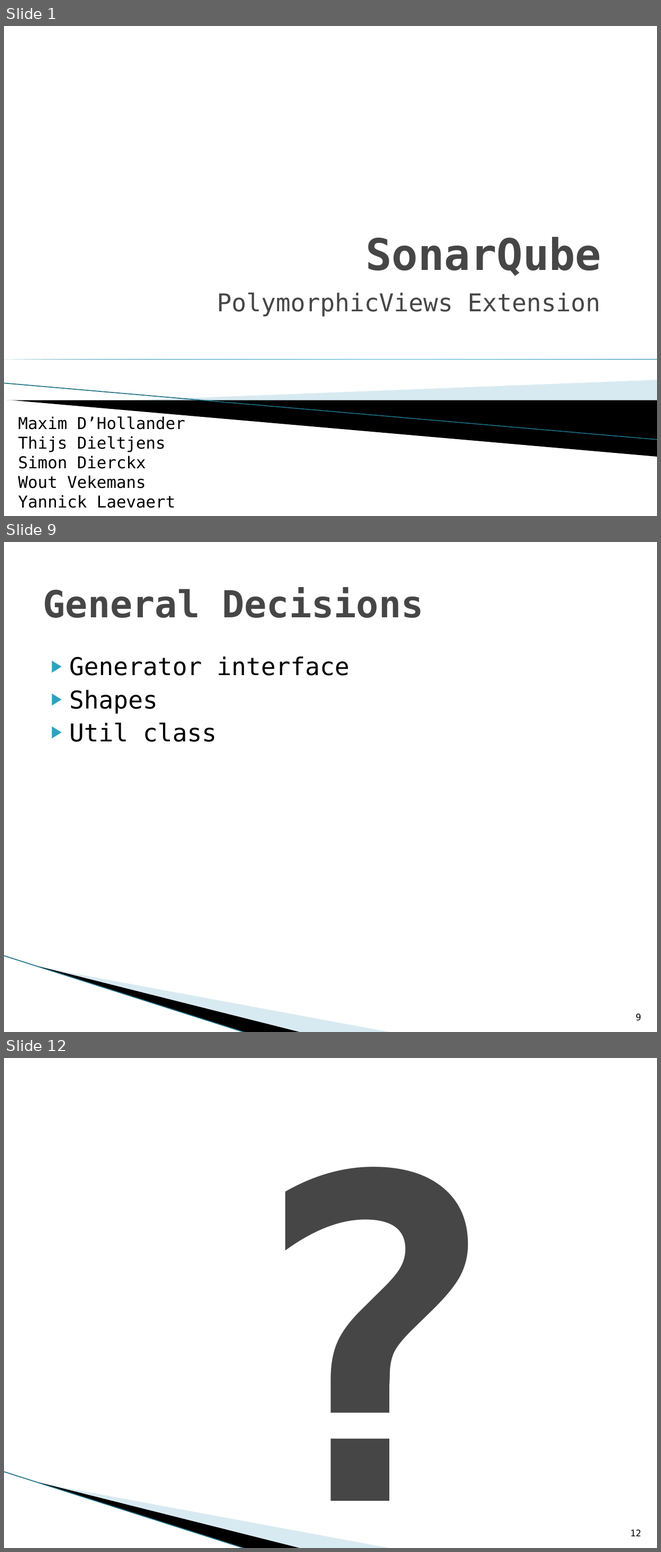
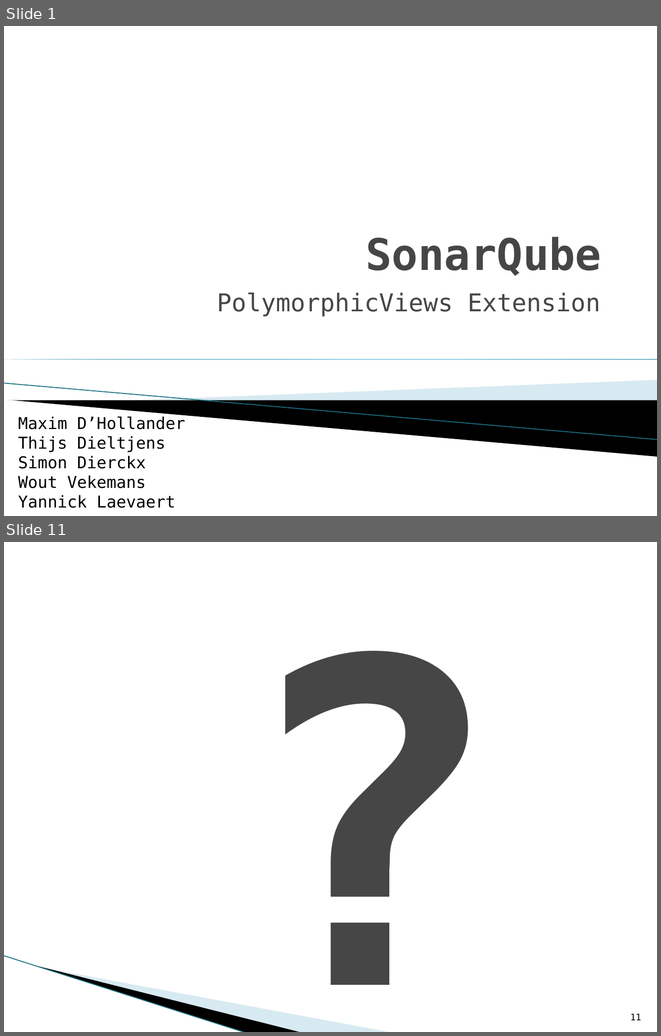
Before and after one commit to WoutV/OSS_1415, a slide deck: Presentatie/iteratie2.pptx. Shown one above the other, each under a label of ours: slides 1, 9 and 12 before the commit, slides 1 and 11 after it; the slides between them are not shown. The pictures are 661x1552 and 661x1036 pixels, drawn with LibreOffice and Linux fonts; fonts in the diff are those of the drawing; background and template pictures are left out. Boxes give left, top, right and bottom in pixels: in the first picture for what was removed or moved away, otherwise in the second. Text is boxed around its words. In the diff, an @@ line names an element or a change of style, - is before the commit and + after.

```diff
--- a/Presentatie/iteratie2.pptx
+++ b/Presentatie/iteratie2.pptx
@@ slide 9 removed at [4, 542, 657, 1032], background #FFFFFF; not listed: 3 template elements that a slide beside it also shows @@
@@ title removed at [43, 587, 424, 618] @@
-General Decisions
@@ text removed at [69, 656, 349, 742] @@
-▶ Generator interface
-▶ Shapes
-▶ Util class
@@ page number removed at [636, 1013, 641, 1021] @@
-9
@@ what was slide 12 is now slide 11 @@
@@ page number at [630, 1013, 642, 1020]: text changed @@
-12
+11
```
Also in this commit, not shown: 5 slides changed, 7 slides added, 4 other slides removed.
